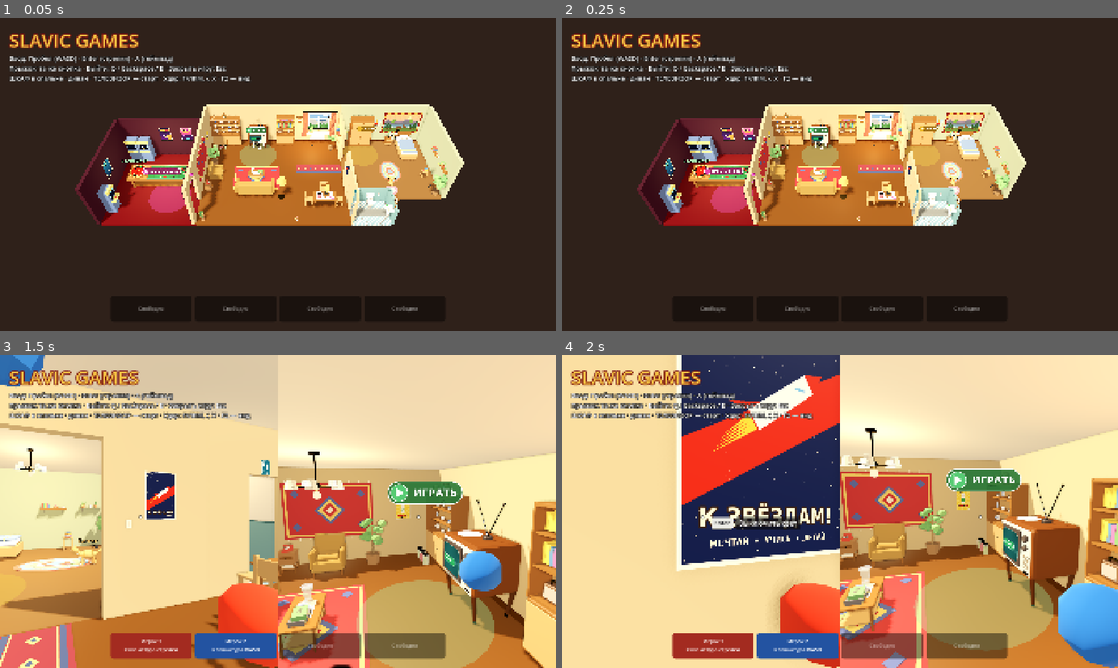
Above: before the commit, frames 1-4 (two rows, left to right).
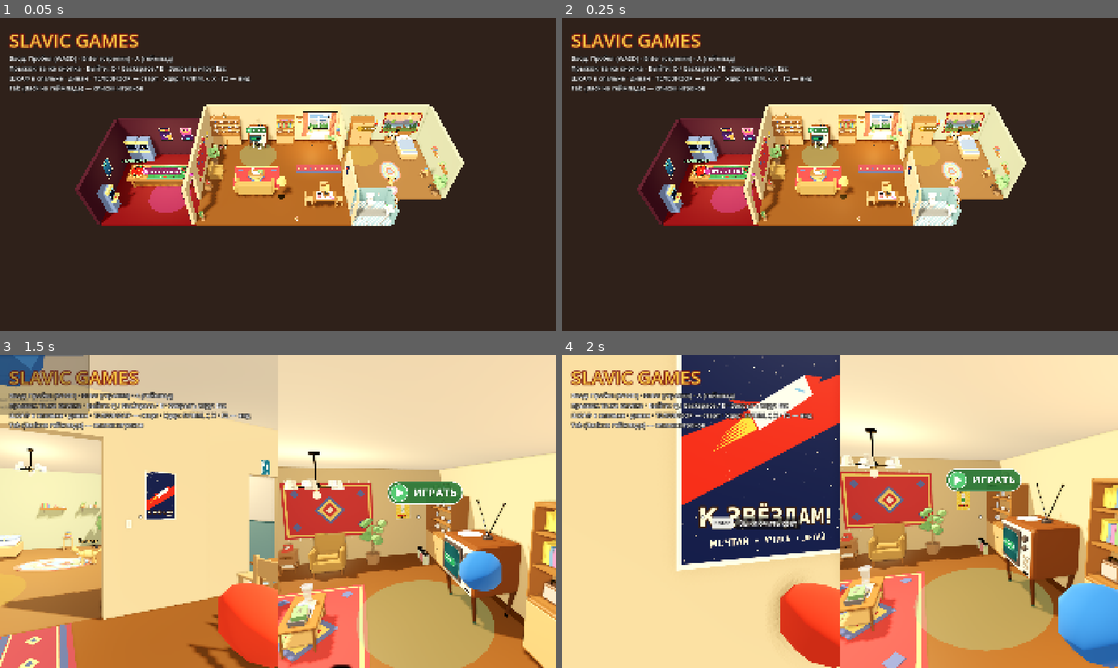
Above: after the commit, the same moments.

Repository: Gabrie1code/slavic-games
Game: Godot game, scene res://scenes/lobby/local_lobby.tscn
Two runs of this game, one before a commit and one after it. Both use one fixed random seed, a clock stepped at 60 frames per second and the inputs below.
Inputs (mouse positions are in pixels of both pictures, inside the frame that each line leads up to):
- Up to frame 1 (0.05 s): no input
- Up to frame 2 (0.25 s): no input
- Up to frame 3 (1.5 s): tap Enter (menu_arrow_confirm) at 0.5 s; move the mouse to (400, 495) at 0.52 s; hold Right (menu_arrow_right) 0.53-1.28 s; hold Tab 0.53-1.28 s; click (400, 495) at 0.67 s; tap Space at 0.77, 1.07 s; move the mouse to (250, 511) at 1.27 s; hold Up (menu_arrow_up) from 1.28 s (still down); tap Tab at 1.35 s; click (250, 511) at 1.42 s
- Up to frame 4 (2 s): keep holding Up (menu_arrow_up); tap Space at 1.52, 1.82 s

The runs differ from the first frame. In frame 1, 0.4% of the frame differs, in the area x 1-76%, y 21-94%; in frame 2, 0.4%; in frame 3, 8.2%, in the area x 0-81%, y 0-98%; in frame 4, 5.3%.

Commit message:
Лобби: полоска слотов внизу убрана, список игроков — в меню по Tab
Co-Authored-By: Claude Opus 5.5 <noreply@anthropic.com>
Claude-Session: https://claude.ai/code/session_01D8uwbRJurrt4bqrYm2joHC

Diff:
--- a/scenes/lobby/local_lobby.gd
+++ b/scenes/lobby/local_lobby.gd
@@ -42,7 +42,6 @@
 const PUNCH_PUSH := 3.0
 
 var _characters: Dictionary = {} # PlayerData.id -> персонаж
-var _slot_panels: Array[PanelContainer] = []
 
 ## Окно «Добавить ботов?»
 var _bot_dialog: PanelContainer
@@ -116,7 +115,6 @@
 	# Игроки, которые уже вошли раньше (например, вернулись в лобби).
 	for p in PlayerManager.players:
 		_on_player_joined(p)
-	_refresh_slots()
 	_apply_view()
 
 
@@ -440,7 +438,6 @@
 	room.setup(p, character)
 	room.closed.connect(_on_room_closed)
 	room.color_changed.connect(func(changed: PlayerData) -> void:
-		_refresh_slots()
 		_update_fist_color(changed))
 	_rooms_root.add_child(room)
 	_rooms[p.id] = room
@@ -841,7 +838,6 @@
 		_cancel_countdown() # новый игрок пришёл — пусть тоже подтвердит готовность
 	else:
 		_place_bot(p, character as PlayerCharacter)
-	_refresh_slots()
 
 
 ## Бот перед игрой садится на свободное место — диван, потом кресло (каждый на своё —
@@ -872,7 +868,6 @@
 	if _characters.has(p.id):
 		_characters[p.id].queue_free()
 		_characters.erase(p.id)
-	_refresh_slots()
 
 
 # ---------------- Интерфейс ----------------
@@ -900,7 +895,8 @@
 	var hint := Label.new()
 	hint.text = ("Вход: Пробел (WASD) · Enter (стрелки) · A (геймпад)\n"
 		+ "Прыжок: та же кнопка · Выйти: Q / Backspace / B · Закрыть игру: Esc\n"
-		+ "ШКАФ в спальне · диван · ТЕЛЕВИЗОР — старт · Удар: F/ЛКМ, /, X · F2 — вид")
+		+ "ШКАФ в спальне · диван · ТЕЛЕВИЗОР — старт · Удар: F/ЛКМ, /, X · F2 — вид\n"
+		+ "Tab (Back на геймпаде) — список игроков")
 	hint.add_theme_font_size_override("font_size", 22)
 	hint.add_theme_color_override("font_outline_color", Color.BLACK)
 	hint.add_theme_constant_override("outline_size", 8)
@@ -933,38 +929,10 @@
 	_rooms_root.mouse_filter = Control.MOUSE_FILTER_IGNORE
 	rooms_layer.add_child(_rooms_root)
 
-	var slots := HBoxContainer.new()
-	slots.add_theme_constant_override("separation", 12)
-	slots.alignment = BoxContainer.ALIGNMENT_CENTER
-	column.add_child(slots)
-	for i in PlayerManager.MAX_PLAYERS:
-		var panel := PanelContainer.new()
-		panel.custom_minimum_size = Vector2(280, 90)
-		var label := Label.new()
-		label.horizontal_alignment = HORIZONTAL_ALIGNMENT_CENTER
-		label.vertical_alignment = VERTICAL_ALIGNMENT_CENTER
-		label.add_theme_font_size_override("font_size", 18)
-		panel.add_child(label)
-		slots.add_child(panel)
-		_slot_panels.append(panel)
-
-
-func _refresh_slots() -> void:
-	for i in _slot_panels.size():
-		var panel := _slot_panels[i]
-		var label := panel.get_child(0) as Label
-		var p := PlayerManager.get_by_slot(i)
-		var style := StyleBoxFlat.new()
-		style.set_corner_radius_all(10)
-		if p:
-			style.bg_color = p.color.darkened(0.25)
-			label.text = "%s\n%s" % [p.display_name, p.device_label()]
-			label.add_theme_color_override("font_color", Color.WHITE)
-		else:
-			style.bg_color = Color(0, 0, 0, 0.45)
-			label.text = "Свободно"
-			label.add_theme_color_override("font_color", Color(1, 1, 1, 0.5))
-		panel.add_theme_stylebox_override("panel", style)
+	# Слоты игроков — в меню по Tab (раньше полоска внизу экрана).
+	var players_menu := PlayersMenu.new()
+	players_menu.is_ready = func(p: PlayerData) -> bool: return _ready_marks.has(p.id)
+	_ui.add_child(players_menu)
 
 
 func _build_bot_dialog() -> void:
--- /dev/null
+++ b/scenes/lobby/players_menu.gd
@@ -0,0 +1,127 @@
+class_name PlayersMenu
+extends PanelContainer
+## Меню игроков в лобби: появляется, пока зажат Tab (или Back/Select на геймпаде).
+## Вместо постоянной полоски слотов внизу экрана. В каждой строке: цвет, имя, чем управляет,
+## кошелёк и «готов» у телевизора; пустые места — подсказка, как войти.
+
+const ROW_HEIGHT := 58
+const FADE_SPEED := 10.0
+
+## Готов ли игрок (лобби передаёт свою проверку по отметкам у телевизора).
+var is_ready: Callable
+
+var _rows: VBoxContainer
+var _title: Label
+var _refresh_left := 0.0
+
+
+func _ready() -> void:
+	set_anchors_preset(Control.PRESET_CENTER)
+	grow_horizontal = Control.GROW_DIRECTION_BOTH
+	grow_vertical = Control.GROW_DIRECTION_BOTH
+	custom_minimum_size = Vector2(620, 0)
+	mouse_filter = Control.MOUSE_FILTER_IGNORE
+	var style := StyleBoxFlat.new()
+	style.bg_color = Color(0.08, 0.06, 0.05, 0.88)
+	style.border_color = Color("f6c343")
+	style.set_border_width_all(2)
+	style.set_corner_radius_all(14)
+	style.set_content_margin_all(18)
+	add_theme_stylebox_override("panel", style)
+	var column := VBoxContainer.new()
+	column.add_theme_constant_override("separation", 10)
+	add_child(column)
+	_title = _label("", 28, Color("f6c343"))
+	_title.horizontal_alignment = HORIZONTAL_ALIGNMENT_CENTER
+	column.add_child(_title)
+	_rows = VBoxContainer.new()
+	_rows.add_theme_constant_override("separation", 6)
+	column.add_child(_rows)
+	var footer := _label("Войти: Пробел (WASD) · Enter (стрелки) · A (геймпад)\n"
+		+ "Выйти: Q / Backspace / B", 15, Color(1, 1, 1, 0.55))
+	footer.horizontal_alignment = HORIZONTAL_ALIGNMENT_CENTER
+	column.add_child(footer)
+	modulate.a = 0.0
+	visible = false
+
+
+func _process(delta: float) -> void:
+	var held := _held()
+	modulate.a = move_toward(modulate.a, 1.0 if held else 0.0, delta * FADE_SPEED)
+	visible = modulate.a > 0.01
+	if not visible:
+		return
+	_refresh_left -= delta
+	if _refresh_left <= 0.0:
+		_refresh_left = 0.25
+		_refresh()
+
+
+func _held() -> bool:
+	if Input.is_key_pressed(KEY_TAB):
+		return true
+	for pad in Input.get_connected_joypads():
+		if Input.is_joy_button_pressed(pad, JOY_BUTTON_BACK):
+			return true
+	return false
+
+
+func _refresh() -> void:
+	for child in _rows.get_children():
+		child.queue_free()
+	var count := 0
+	for slot in PlayerManager.MAX_PLAYERS:
+		var p := PlayerManager.get_by_slot(slot)
+		if p:
+			count += 1
+		_rows.add_child(_row(slot, p))
+	_title.text = "Игроки  %d / %d" % [count, PlayerManager.MAX_PLAYERS]
+
+
+func _row(slot: int, p: PlayerData) -> Control:
+	var panel := PanelContainer.new()
+	panel.custom_minimum_size.y = ROW_HEIGHT
+	var style := StyleBoxFlat.new()
+	style.set_corner_radius_all(10)
+	style.set_content_margin_all(10)
+	style.bg_color = p.color.darkened(0.55) if p else Color(1, 1, 1, 0.05)
+	if p:
+		style.border_color = p.color
+		style.border_width_left = 6
+	panel.add_theme_stylebox_override("panel", style)
+	var line := HBoxContainer.new()
+	line.add_theme_constant_override("separation", 14)
+	panel.add_child(line)
+	line.add_child(_label("%d" % (slot + 1), 20, Color(1, 1, 1, 0.45)))
+	if p == null:
+		line.add_child(_label("Свободно", 20, Color(1, 1, 1, 0.4)))
+		return panel
+	var swatch := ColorRect.new()
+	swatch.color = p.color
+	swatch.custom_minimum_size = Vector2(22, 22)
+	swatch.size_flags_vertical = Control.SIZE_SHRINK_CENTER
+	line.add_child(swatch)
+	var name_box := VBoxContainer.new()
+	name_box.size_flags_horizontal = Control.SIZE_EXPAND_FILL
+	name_box.add_theme_constant_override("separation", 0)
+	name_box.add_child(_label(p.display_name, 21, Color.WHITE))
+	name_box.add_child(_label(p.device_label(), 14, Color(1, 1, 1, 0.6)))
+	line.add_child(name_box)
+	if not p.is_bot():
+		line.add_child(_label("%d ₽" % PlayerManager.wallet(p), 19, Color("f6c343")))
+	var ready := is_ready.is_valid() and bool(is_ready.call(p))
+	line.add_child(_label("ГОТОВ" if ready else "—", 17,
+		Color("8fd694") if ready else Color(1, 1, 1, 0.35)))
+	return panel
+
+
+func _label(text: String, font_size: int, color: Color) -> Label:
+	var label := Label.new()
+	label.text = text
+	label.vertical_alignment = VERTICAL_ALIGNMENT_CENTER
+	label.add_theme_font_size_override("font_size", font_size)
+	label.add_theme_color_override("font_color", color)
+	label.add_theme_color_override("font_outline_color", Color.BLACK)
+	label.add_theme_constant_override("outline_size", 4)
+	label.mouse_filter = Control.MOUSE_FILTER_IGNORE
+	return label
Not shown, changed: docs/PROJECT_LOG.md
